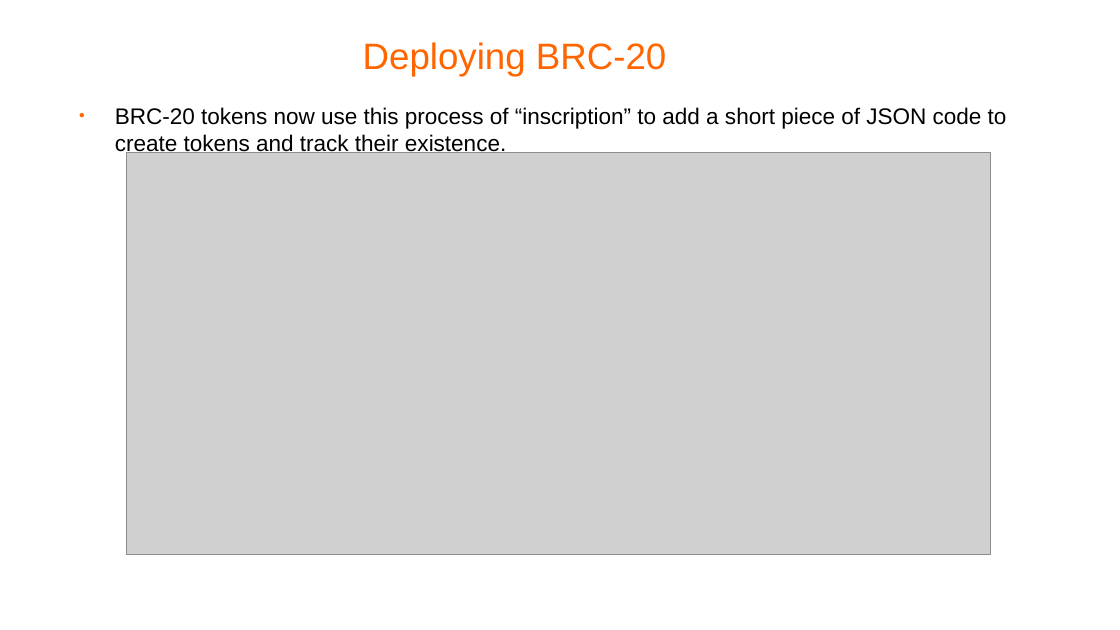
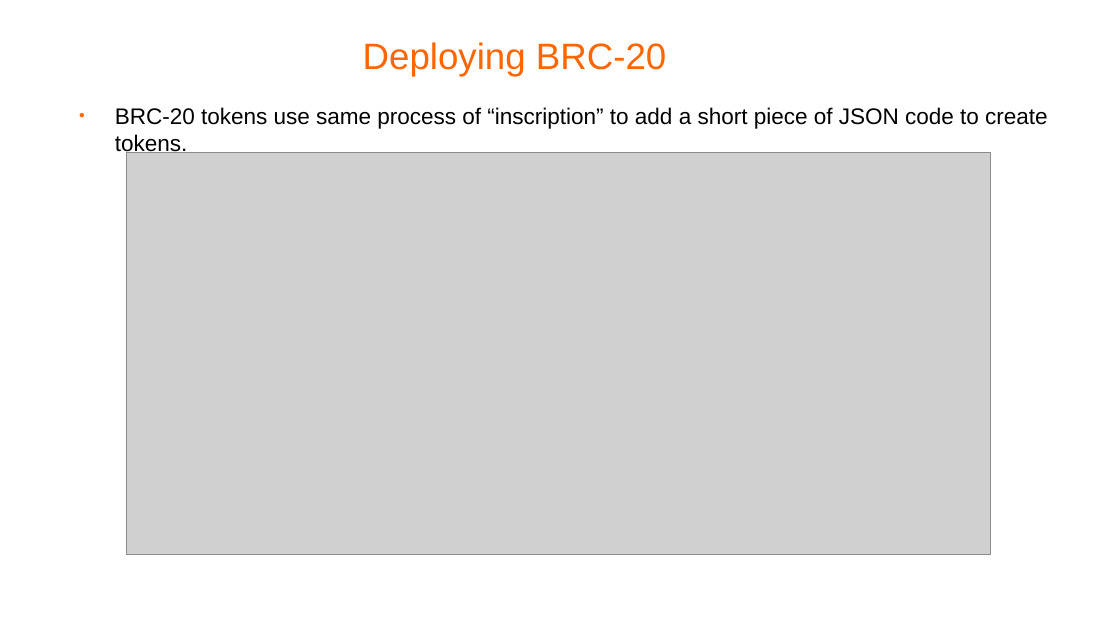
Before and after one commit to ranaahsanansar/BlcokchainTraning, a slide deck: slide 13 of FinalProject/BTC NFT Ordinal Protocol.odp. Drawn at 1120x630 pixels with LibreOffice and Linux fonts; fonts in the diff are those of the drawing; grey boxes stand for pictures; background and template pictures are left out. Boxes give left, top, right and bottom in pixels: in the first picture for what was removed or moved away, otherwise in the second. Text is boxed around its words. In the diff, an @@ line names an element or a change of style, - is before the commit and + after.

```diff
--- a/FinalProject/BTC NFT Ordinal Protocol.odp
+++ b/FinalProject/BTC NFT Ordinal Protocol.odp
@@ text at (115,107,1048,156): text changed @@
-● BRC-20 tokens now use this process of “inscription” to add a short piece of JSON code to create tokens and track their existence.
+● BRC-20 tokens use same process of “inscription” to add a short piece of JSON code to create tokens.
```
Also in this commit, not shown: 4 other slides changed, 5 other files.
